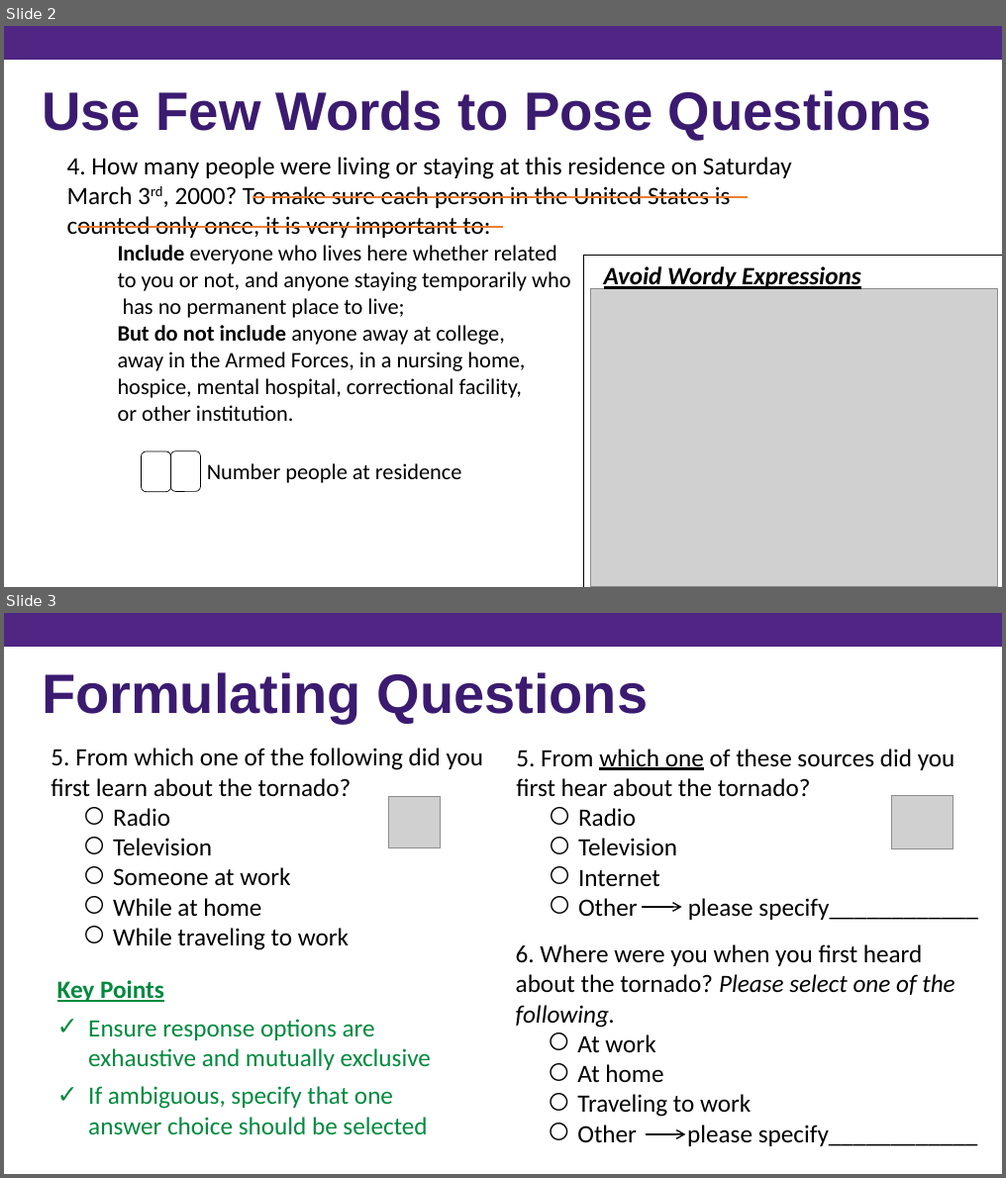
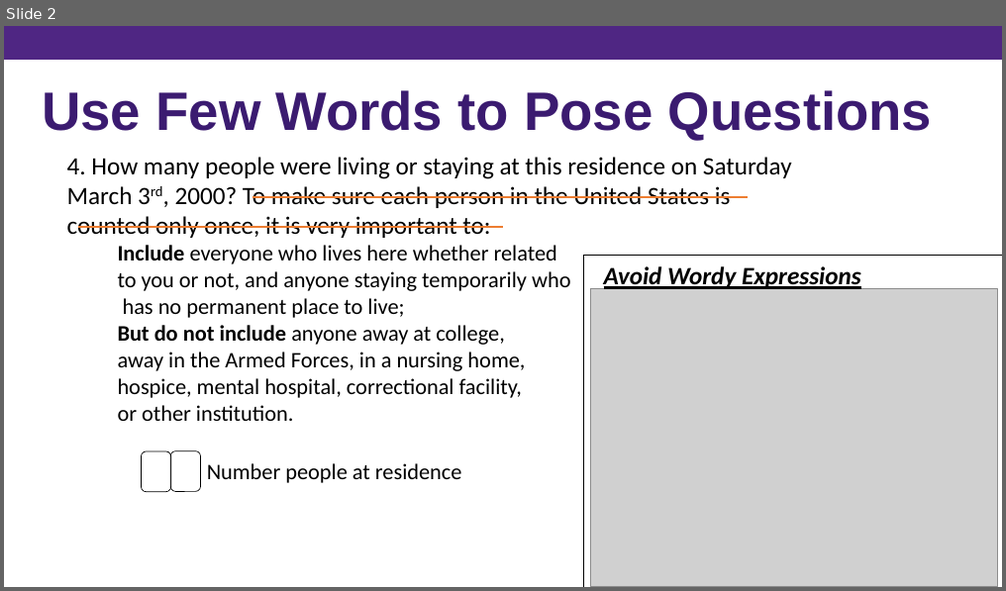
Before and after one commit to kpuka/SIMAH, a slide deck: images/posts/survey_design/Survey Design (PowerPoint) - Copy.pptx. Shown one above the other, each under a label of ours: slides 2 and 3 before the commit, slide 2 after it. The pictures are 1006x1178 and 1006x591 pixels, drawn with LibreOffice and Linux fonts; fonts in the diff are those of the drawing; grey boxes stand for pictures. Boxes give left, top, right and bottom in pixels: in the first picture for what was removed or moved away, otherwise in the second. Text is boxed around its words. In the diff, an @@ line names an element or a change of style, - is before the commit and + after.

```diff
--- a/images/posts/survey_design/Survey Design (PowerPoint) - Copy.pptx
+++ b/images/posts/survey_design/Survey Design (PowerPoint) - Copy.pptx
@@ slide 3 removed at (x1=4, y1=613, x2=1002, y2=1174), background #FFFFFF @@
@@ rectangle removed at (x1=4, y1=613, x2=1002, y2=647) @@
@@ text removed at (x1=42, y1=672, x2=648, y2=723) @@
-Formulating Questions
@@ text removed at (x1=51, y1=748, x2=484, y2=951) @@
-5. From which one of the following did you first learn about the tornado?
-⃝ Radio
-⃝ Television
-⃝ Someone at work
-⃝ While at home
-⃝ While traveling to work
@@ text removed at (x1=516, y1=749, x2=978, y2=920) @@
-5. From which one of these sources did you first hear about the tornado?
-⃝ Radio
-⃝ Television
-⃝ Internet
-⃝ Other please specify____________
@@ picture removed at (x1=389, y1=796, x2=440, y2=848) @@
@@ picture removed at (x1=891, y1=795, x2=952, y2=849) @@
@@ arrow removed from (642, 907) to (681, 907) @@
@@ text removed at (x1=516, y1=945, x2=978, y2=1147) @@
-6. Where were you when you first heard about the tornado? Please select one of the following.
-⃝ At work
-⃝ At home
-⃝ Traveling to work
-⃝ Other please specify____________
@@ text removed at (x1=57, y1=980, x2=431, y2=1136) @@
-Key Points
-✓ Ensure response options are exhaustive and mutually exclusive
-✓ If ambiguous, specify that one answer choice should be selected
@@ rectangle removed at (x1=4, y1=1099, x2=1002, y2=1174) @@
@@ arrow removed from (646, 1135) to (685, 1135) @@
```
Also in this commit, not shown: 6 other slides removed, 15 other files.
